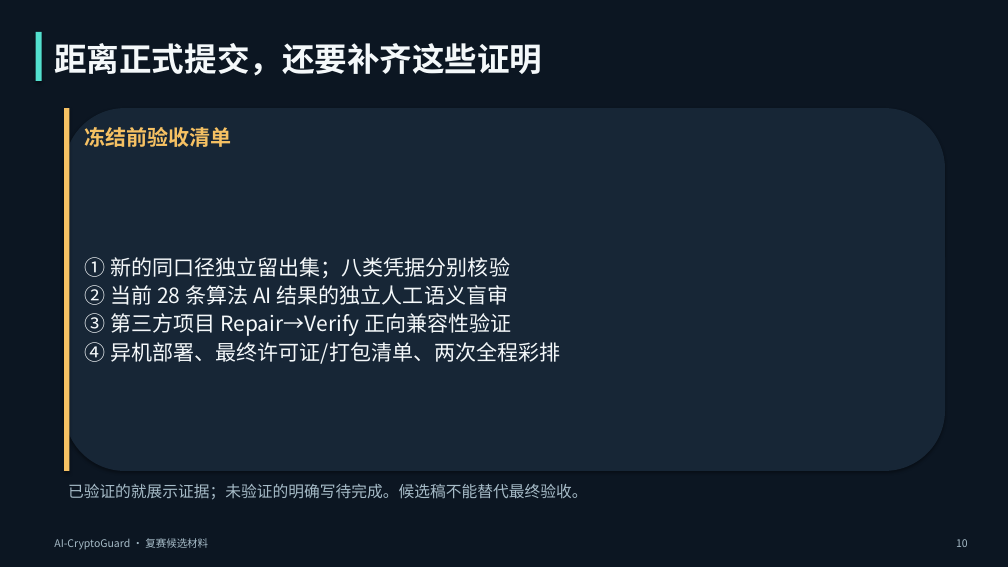
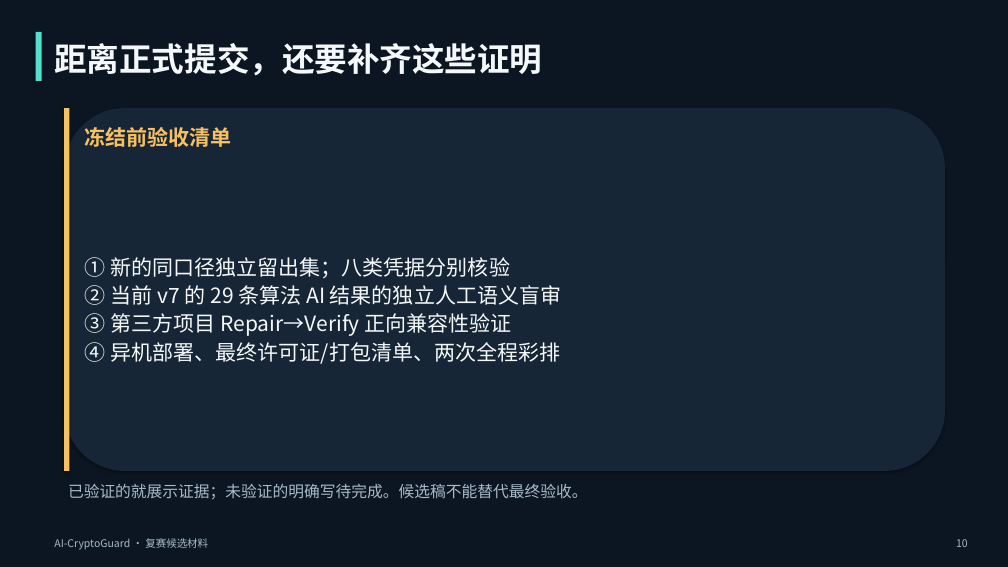
Before and after one commit to Rant-yang/AI-CryptoGuard, a slide deck: slide 10 of docs/AI-CryptoGuard-答辩候选版.pptx. Drawn at 1008x567 pixels with LibreOffice and Linux fonts; fonts in the diff are those of the drawing. Boxes give left, top, right and bottom in pixels: in the first picture for what was removed or moved away, otherwise in the second. Text is boxed around its words. In the diff, an @@ line names an element or a change of style, - is before the commit and + after.

```diff
--- a/docs/AI-CryptoGuard-答辩候选版.pptx
+++ b/docs/AI-CryptoGuard-答辩候选版.pptx
@@ text at (x1=85, y1=285, x2=561, y2=305): text changed @@
-② 当前 28 条算法 AI 结果的独立人工语义盲审
+② 当前 v7 的 29 条算法 AI 结果的独立人工语义盲审
```
Also in this commit, not shown: 1 other slide changed, 6 other files.
